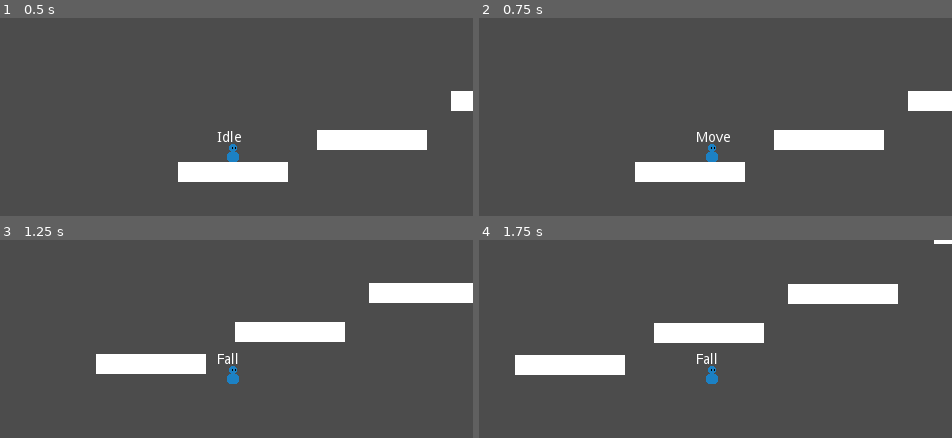
Above: before the commit, frames 1-4 (two rows, left to right).
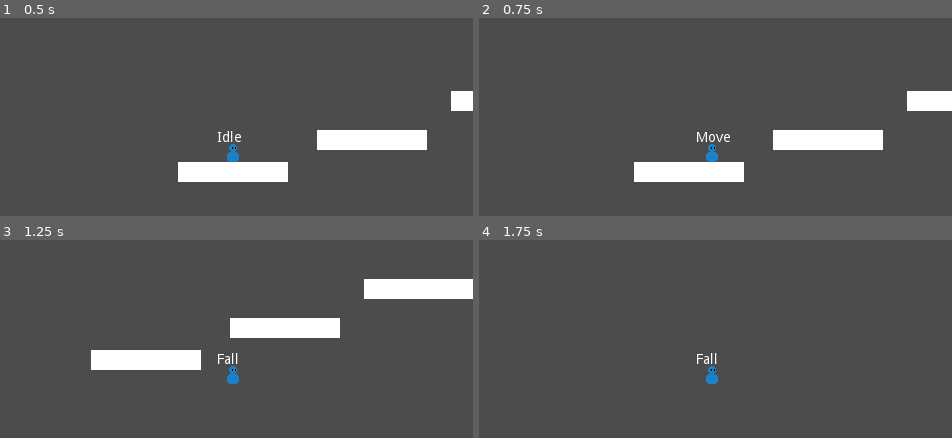
Above: after the commit, the same moments.

Repository: VuurMos/godot-3.5-platformer-character-controller
Game: Godot game, scene res://Game.tscn
Same seed, same stepped clock (60 frames per second), same inputs: the game is played once before the commit and once after it.
Inputs:
- Up to frame 1 (0.5 s): no input
- Up to frame 2 (0.75 s): tap Enter at 0.5 s; hold Right (right) from 0.53 s (still down); hold Space (jump) from 0.53 s (still down)
- Up to frame 3 (1.25 s): keep holding Right (right); keep holding Space (jump)
- Up to frame 4 (1.75 s): keep holding Right (right); release Space (jump) at 1.28 s; tap Space (jump) at 1.35, 1.52 s

Frame 1 is identical in both runs. In frame 2, 0.1% of the frame differs, in the area x 32-91%, y 36-83%; in frame 3, 3.2%; in frame 4, 7.1%, in the area x 7-100%, y 0-69%.

Commit message:
Started kinematic implementation + removed acc/fric movement

Diff:
--- a/platformer-controller/player/PlatformController.tscn
+++ b/platformer-controller/player/PlatformController.tscn
@@ -29,16 +29,8 @@
 one_shot = true
 
 [node name="CoyoteTimer" type="Timer" parent="JumpTimers"]
-wait_time = 0.2
+wait_time = 0.1
 one_shot = true
-
-[node name="StateLabel" type="RichTextLabel" parent="."]
-margin_left = -16.0
-margin_top = -22.0
-margin_right = 29.0
-margin_bottom = 5.0
-text = "STATE"
-script = ExtResource( 7 )
 
 [node name="StateMachine" type="Node" parent="."]
 script = ExtResource( 3 )
@@ -55,3 +47,11 @@
 
 [node name="Fall" type="Node" parent="StateMachine"]
 script = ExtResource( 8 )
+
+[node name="StateLabel" type="RichTextLabel" parent="."]
+margin_left = -16.0
+margin_top = -22.0
+margin_right = 29.0
+margin_bottom = 5.0
+text = "STATE"
+script = ExtResource( 7 )
--- a/platformer-controller/player/platform-controller.gd
+++ b/platformer-controller/player/platform-controller.gd
@@ -1,15 +1,28 @@
 class_name PlatformController
 extends KinematicBody2D
 
-var max_speed := 120
-var acceleration := 500
-var friction := 400
+const TILE_SIZE := 16
+var max_speed := 8 * TILE_SIZE
+var current_speed := 0.0
+var acceleration := 20 * TILE_SIZE
+var friction := 20 * TILE_SIZE
+# TODO: Jump Kinematics
+var max_jump_height = 4 * TILE_SIZE
+var min_jump_height = 2 * TILE_SIZE
+var jump_duration = 0.25
+
+#var jump_velocity = 2 * max_jump_height / jump_duration
+var jump_gravity = 2 * max_jump_height / pow(jump_duration, 2)
+var fall_gravity = 2 * min_jump_height / pow(jump_duration, 2)
+
+var jump_velocity = -sqrt(2* jump_gravity * max_jump_height)
+
 var jump_force := 300
 var weak_gravity := 10
 var strong_gravity := 20
 var max_fall_velocity := 400
-var max_air_jumps := 1
-var current_air_jumps := 1
+var max_air_jumps := 0
+var current_air_jumps := 0
 var velocity := Vector2.ZERO
 var input_direction := 0.0
 var jump_input := false
@@ -44,19 +57,6 @@
 	input = Input.get_action_strength("right") - Input.get_action_strength("left")
 	return input
 
-
-func apply_friction(_amount : float):
-	if velocity.x > _amount:
-		velocity.x -= velocity.x * _amount
-	else:
-		velocity.x = 0.0
-
-
-func apply_acceleration(_amount : float):
-	velocity.x += _amount
-	velocity.x = clamp(velocity.x, -max_speed, max_speed)
-
-
 func check_direction_facing():
 	if velocity.x > 0:
 		_facing_right = true
@@ -66,21 +66,50 @@
 		sprite.flip_h = true
 
 
-func add_jump_force():
-	velocity.y = -jump_force
+func add_jump_velocity():
+	velocity.y = jump_velocity
 	jump_buffer.stop()
 	coyote_timer.stop()
 
 
-func apply_gravity(gravity):
-	velocity.y += gravity
+func apply_jump_gravity():
+	velocity.y += jump_gravity * get_physics_process_delta_time()
 
 
+func apply_fall_gravity():
+	velocity.y += fall_gravity * get_physics_process_delta_time()
+
+
+# Apply movement with no acceleration or friction
 func apply_movement():
 	velocity.x = input_direction * max_speed
+	# Clamp fall speed
+	if velocity.y >= max_fall_velocity:
+		velocity.y = max_fall_velocity
 	velocity = move_and_slide(velocity, Vector2.UP)
 
 
-func clamp_fall_velocity():
-	if velocity.y > max_fall_velocity:
-		velocity.y = max_fall_velocity
+#func apply_friction(_amount : float):
+#	if velocity.x > _amount:
+#		velocity.x -= velocity.x * _amount
+#	else:
+#		velocity.x = 0.0
+#
+#
+#func apply_acceleration(_amount : float):
+#	velocity.x += _amount
+#	velocity.x = clamp(velocity.x, -max_speed, max_speed)
+#
+#
+#func apply_movement_with_acc_and_fric():
+#	if is_zero_approx(input_direction):
+#		if !is_zero_approx(velocity.x):
+#			apply_friction(friction * get_physics_process_delta_time())
+#	else:
+#		apply_acceleration(input_direction * acceleration * get_physics_process_delta_time())
+#		check_direction_facing()
+
+#	velocity.x = clamp(velocity.x, -max_speed, max_speed
+#	if velocity.y >= max_fall_velocity:
+#		velocity.y = max_fall_velocity
+#	velocity = move_and_slide(velocity, Vector2.UP)
--- a/platformer-controller/player/player-fall-state.gd
+++ b/platformer-controller/player/player-fall-state.gd
@@ -18,16 +18,10 @@
 		state_machine.transition_to("Jump")
 
 	# Player air movement
-	if is_zero_approx(player.input_direction):
-		if !is_zero_approx(player.velocity.x):
-			player.apply_friction(player.friction * delta)
-	else:
-		player.apply_acceleration(player.input_direction * player.acceleration * delta)
+	if !is_zero_approx(player.input_direction):
 		player.check_direction_facing()
-
-	player.apply_gravity(player.strong_gravity)
+	player.apply_fall_gravity()
 	player.apply_movement()
-	player.clamp_fall_velocity()
 
 	# If grounded, transition to move or idle states
 	if player.is_on_floor():
--- a/platformer-controller/player/player-jump-state.gd
+++ b/platformer-controller/player/player-jump-state.gd
@@ -3,7 +3,7 @@
 
 func enter(msg := {}) -> void:
 	#Add initial jump force
-	player.add_jump_force()
+	player.add_jump_velocity()
 
 
 func update(delta: float) -> void:
@@ -15,18 +15,16 @@
 	# Jump cancel (variable jump height)
 	# Note: can also check a y velocity for minimum jump before cancelling
 	if !player.jump_input:
-		player.apply_gravity(player.strong_gravity)
+#		player.apply_gravity(player.strong_gravity)
+		player.apply_jump_gravity()
 		print("jump cancelled")
 	else:
-		player.apply_gravity(player.weak_gravity)
+#		player.apply_gravity(player.weak_gravity)
+		player.apply_fall_gravity()
 		print("full jump")
 
 	# Player air movement
-	if is_zero_approx(player.input_direction):
-		if !is_zero_approx(player.velocity.x):
-			player.apply_friction(player.friction * delta)
-	else:
-		player.apply_acceleration(player.input_direction * player.acceleration * delta)
+	if !is_zero_approx(player.input_direction):
 		player.check_direction_facing()
 
 	player.apply_movement()
--- a/platformer-controller/player/player-move-state.gd
+++ b/platformer-controller/player/player-move-state.gd
@@ -6,14 +6,8 @@
 
 
 func update(delta: float) -> void:
-	# Player ground movement
-	if is_zero_approx(player.input_direction):
-		if !is_zero_approx(player.velocity.x):
-			player.apply_friction(player.friction * delta)
-	else:
-		player.apply_acceleration(player.input_direction * player.acceleration * delta)
+	if !is_zero_approx(player.input_direction):
 		player.check_direction_facing()
-
 	player.velocity.y = 0
 	player.apply_movement()
 
